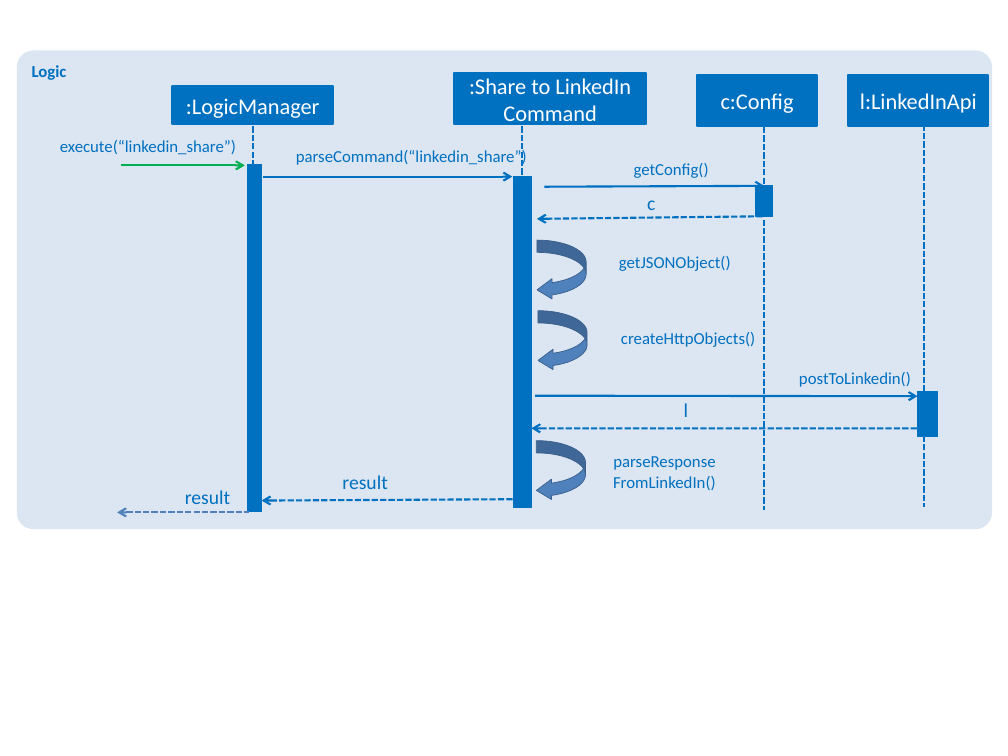
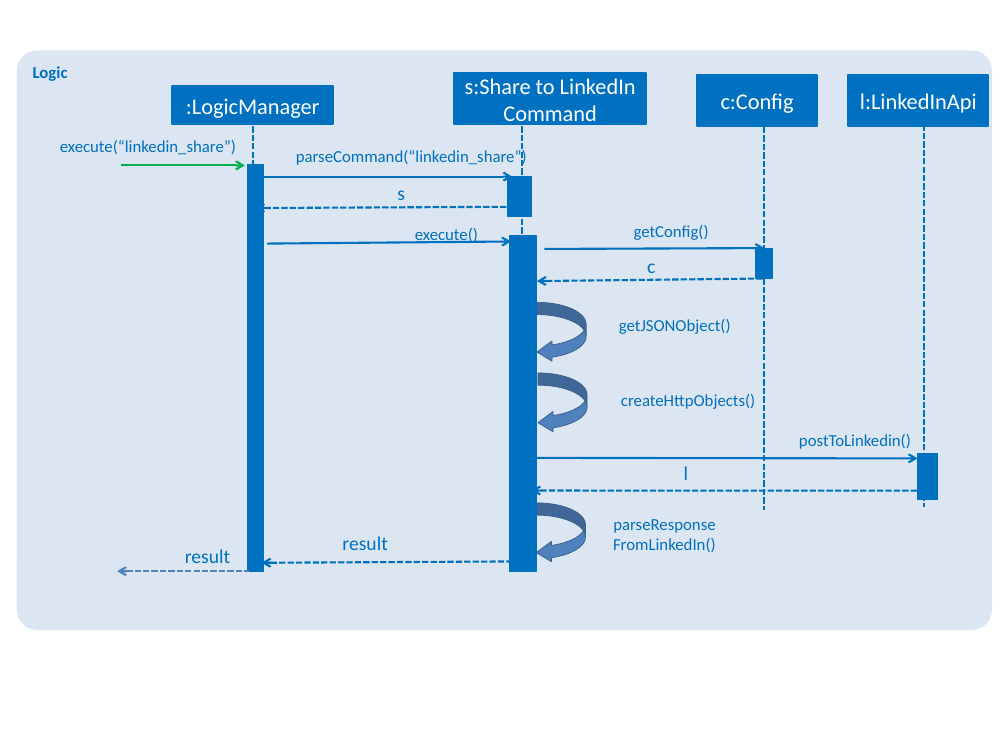
Before and after one commit to zhuleyan/main, a slide deck: slide 1 of docs/diagrams/LinkedInShareSequenceDiagram.pptx. Drawn at 1008x756 pixels with LibreOffice and Linux fonts; fonts in the diff are those of the drawing. Boxes give left, top, right and bottom in pixels: in the first picture for what was removed or moved away, otherwise in the second. Text is boxed around its words. In the diff, an @@ line names an element or a change of style, - is before the commit and + after.

```diff
--- a/docs/diagrams/LinkedInShareSequenceDiagram.pptx
+++ b/docs/diagrams/LinkedInShareSequenceDiagram.pptx
@@ rounded rectangle "Logic": place and size @@
-rounded rectangle "Logic" at bbox=[17, 50, 993, 529]
+rounded rectangle "Logic" at bbox=[17, 50, 993, 630]
@@ text in rectangle at bbox=[465, 78, 636, 127]: text changed @@
-:Share to LinkedIn Command
+s:Share to LinkedIn Command
@@ rectangle: place and size @@
-rectangle at bbox=[248, 165, 262, 512]
+rectangle at bbox=[248, 165, 264, 572]
@@ rectangle added at bbox=[508, 176, 531, 216], fill #0070C0, outline #0070C0 0.75 pt @@
@@ arrow added from (515, 207) to (255, 208), #0070C0 1.5 pt dashed @@
@@ text added at bbox=[397, 190, 405, 200], 14 pt, text #0070C0 @@
+s
@@ text added at bbox=[415, 228, 478, 244], 12 pt, text #0070C0 @@
+execute()
@@ rectangle: place and size @@
-rectangle at bbox=[514, 176, 531, 507]
+rectangle at bbox=[509, 236, 536, 572]
@@ arrow added from (267, 244) to (511, 242), #0070C0 1.5 pt @@
@@ 8 texts, 4 arrows, 1 rectangle, 1 curved left arrow: place and size @@
-8 texts, 4 arrows, 1 rectangle, 1 curved left arrow at bbox=[117, 163, 937, 512]
+8 texts, 4 arrows, 1 rectangle, 1 curved left arrow at bbox=[117, 225, 937, 572]
@@ 2 arrows, 2 curved left arrows, 1 text, 1 rectangle: place and size @@
-2 arrows, 2 curved left arrows, 1 text, 1 rectangle at bbox=[531, 185, 921, 500]
+2 arrows, 2 curved left arrows, 1 text, 1 rectangle at bbox=[531, 248, 921, 562]
```
Also in this commit, not shown: 7 other files.
